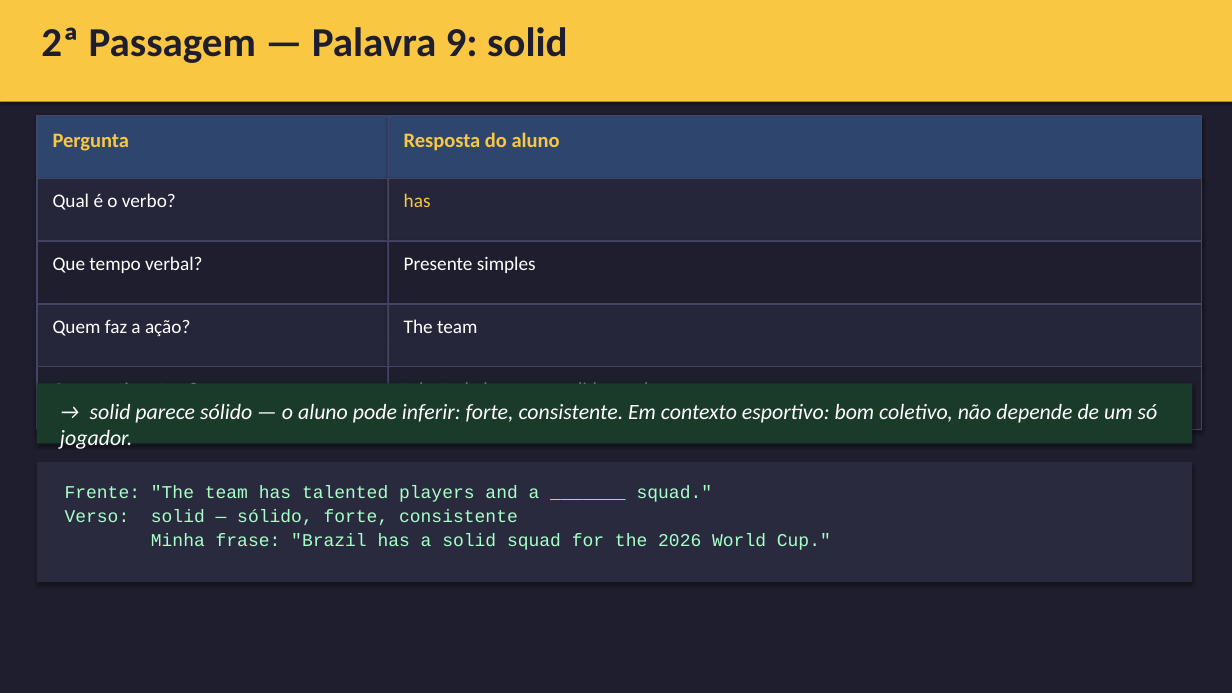
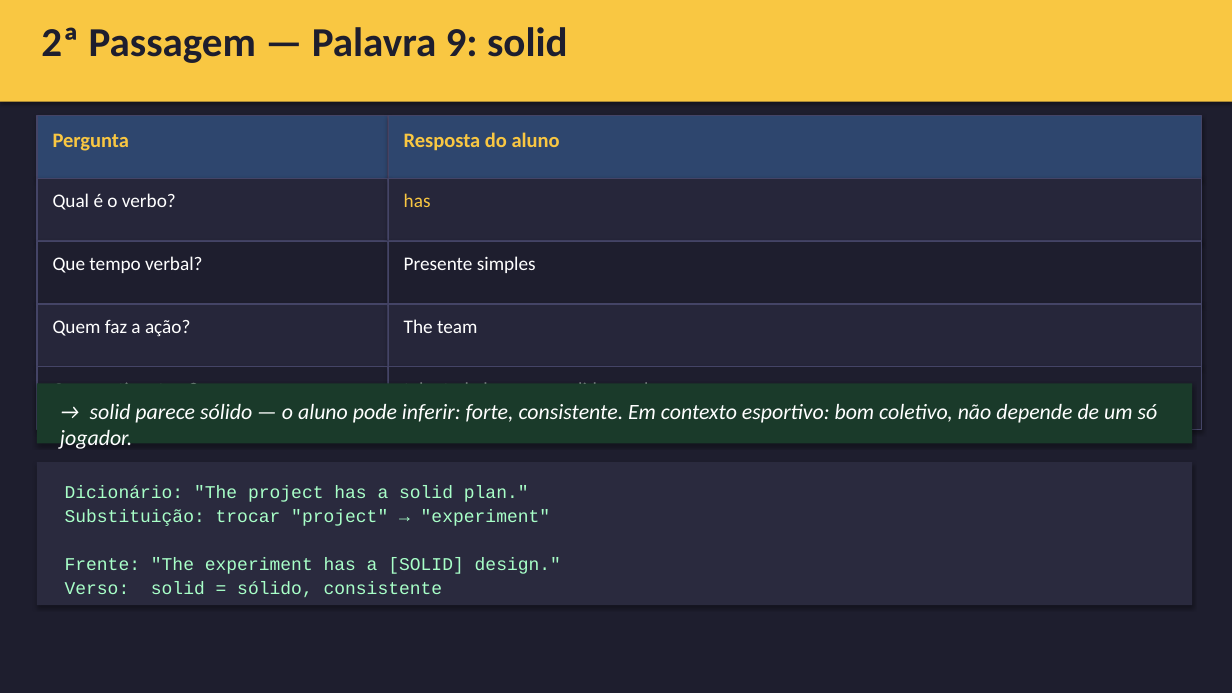
Before and after one commit to emadruga/StudyAmigoApp, a slide deck: slide 25 of placement_exam/planning_E02/E02_slides_Tier1_Duas_Passagem_v1.0.pptx. Drawn at 1232x693 pixels with LibreOffice and Linux fonts; fonts in the diff are those of the drawing. Boxes give left, top, right and bottom in pixels: in the first picture for what was removed or moved away, otherwise in the second. Text is boxed around its words. In the diff, an @@ line names an element or a change of style, - is before the commit and + after.

```diff
--- a/placement_exam/planning_E02/E02_slides_Tier1_Duas_Passagem_v1.0.pptx
+++ b/placement_exam/planning_E02/E02_slides_Tier1_Duas_Passagem_v1.0.pptx
@@ rectangle: place and size @@
-rectangle at <box>37,462,1192,582</box>
+rectangle at <box>37,462,1192,605</box>
@@ text at <box>65,485,561,597</box>: text changed @@
-Frente: "The team has talented players and a _______ squad."
-Verso: solid — sólido, forte, consistente
-Minha frase: "Brazil has a solid squad for the 2026 World Cup."
+Dicionário: "The project has a solid plan."
+Substituição: trocar "project" → "experiment"
+Frente: "The experiment has a [SOLID] design."
+Verso: solid = sólido, consistente
```
Also in this commit, not shown: 12 other slides changed, 1 other file.
